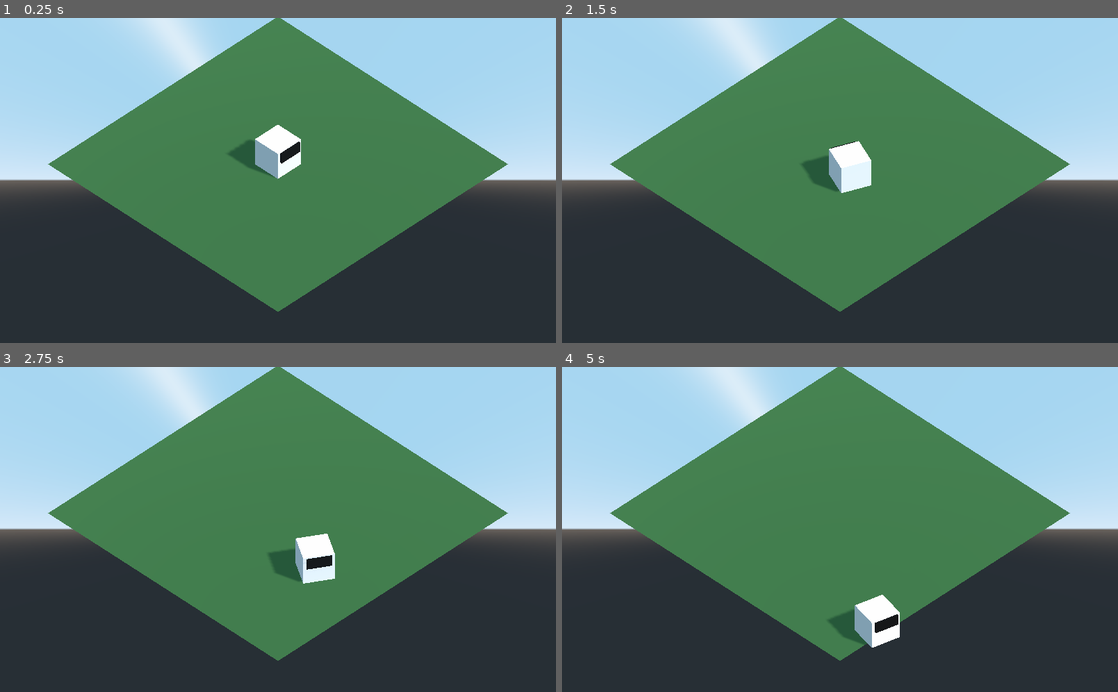
Above: before the commit, frames 1-4 (two rows, left to right).
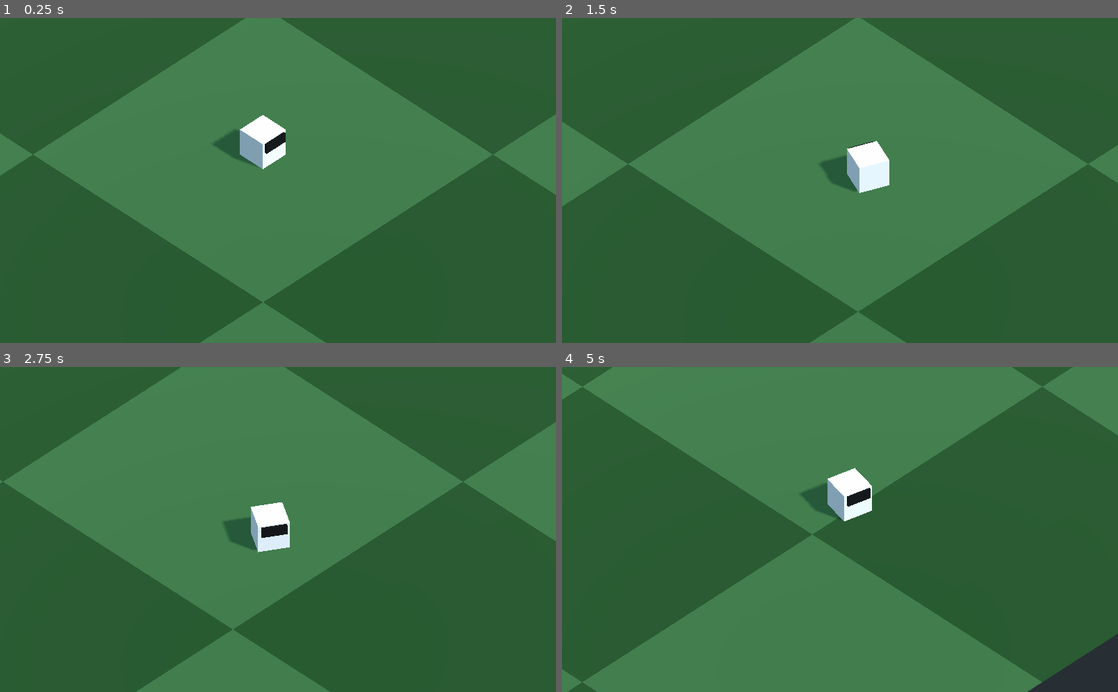
Above: after the commit, the same moments.

Repository: pixelsyntax/coolfriends-pingpong
Game: Godot game, scene res://Scenes/Initial Testscene.tscn
Two runs of this game, one before a commit and one after it. Both use one fixed random seed, a clock stepped at 60 frames per second and the inputs below.
Inputs:
- Up to frame 1 (0.25 s): no input
- Up to frame 2 (1.5 s): hold Right (ui_right) 0.53-1.28 s; hold Down (ui_down) from 1.28 s (still down)
- Up to frame 3 (2.75 s): release Down (ui_down) at 2.03 s; hold Right (ui_right) from 2.03 s (still down)
- Up to frame 4 (5 s): release Right (ui_right) at 2.78 s; hold Up (ui_up) 2.78-3.53 s; hold Left (ui_left) from 3.53 s (still down)

The runs differ from the first frame. In frame 1, 66% of the frame differs, in the area x 0-100%, y 0-100%; in frame 2, 67%; in frame 3, 73%; in frame 4, 82%.

Commit message:
Lazy follow camera tracks player

Diff:
--- /dev/null
+++ b/coolfriends-godot/Scenes/Camera.gd
@@ -0,0 +1,23 @@
+extends Camera
+
+# Declare member variables here. Examples:
+# var a = 2
+# var b = "text"
+
+var cameraTarget #Target object to follow
+var offsetFromTarget #Desired relative position of camera from target
+var lookAheadLength = 5
+
+# Called when the node enters the scene tree for the first time.
+func _ready():
+	cameraTarget = $"../Player KinematicBody" #Can we assign this via the editor instead of hard coding a path?
+	if cameraTarget:
+		offsetFromTarget = cameraTarget.global_transform.origin - global_transform.origin
+		print_debug( offsetFromTarget )
+
+# Called every frame. 'delta' is the elapsed time since the previous frame.
+func _process(delta):
+	if !cameraTarget: #early exit
+		return
+	var targetPosition = cameraTarget.global_transform.origin + cameraTarget.global_transform.basis.z * lookAheadLength - offsetFromTarget
+	global_transform.origin = lerp( global_transform.origin, targetPosition, 0.02 )
--- a/coolfriends-godot/Scenes/Initial Testscene.tscn
+++ b/coolfriends-godot/Scenes/Initial Testscene.tscn
@@ -1,13 +1,21 @@
-[gd_scene load_steps=6 format=2]
+[gd_scene load_steps=9 format=2]
 
 [ext_resource path="res://Scenes/Player KinematicBody.tscn" type="PackedScene" id=1]
 [ext_resource path="res://Scenes/Player KinematicBody.gd" type="Script" id=2]
+[ext_resource path="res://Scenes/Camera.gd" type="Script" id=3]
 
 [sub_resource type="SpatialMaterial" id=1]
 albedo_color = Color( 0.231373, 0.419608, 0.227451, 1 )
 
 [sub_resource type="PlaneMesh" id=2]
 material = SubResource( 1 )
+size = Vector2( 20, 20 )
+
+[sub_resource type="SpatialMaterial" id=4]
+albedo_color = Color( 0.121569, 0.294118, 0.117647, 1 )
+
+[sub_resource type="PlaneMesh" id=5]
+material = SubResource( 4 )
 size = Vector2( 20, 20 )
 
 [sub_resource type="BoxShape" id=3]
@@ -20,9 +28,70 @@
 script = ExtResource( 2 )
 
 [node name="Ground" type="StaticBody" parent="."]
+editor/display_folded = true
 
 [node name="CSGMesh" type="CSGMesh" parent="Ground"]
 mesh = SubResource( 2 )
+
+[node name="CSGMesh5" type="CSGMesh" parent="Ground"]
+transform = Transform( 1, 0, 0, 0, 1, 0, 0, 0, 1, 0, 0, -40 )
+mesh = SubResource( 2 )
+
+[node name="CSGMesh11" type="CSGMesh" parent="Ground"]
+transform = Transform( 1, 0, 0, 0, 1, 0, 0, 0, 1, -40, 0, -40 )
+mesh = SubResource( 2 )
+
+[node name="CSGMesh15" type="CSGMesh" parent="Ground"]
+transform = Transform( 1, 0, 0, 0, 1, 0, 0, 0, 1, -40, 0, 0 )
+mesh = SubResource( 2 )
+
+[node name="CSGMesh4" type="CSGMesh" parent="Ground"]
+transform = Transform( 1, 0, 0, 0, 1, 0, 0, 0, 1, 20, 0, 20 )
+mesh = SubResource( 2 )
+
+[node name="CSGMesh6" type="CSGMesh" parent="Ground"]
+transform = Transform( 1, 0, 0, 0, 1, 0, 0, 0, 1, 20, 0, -20 )
+mesh = SubResource( 2 )
+
+[node name="CSGMesh12" type="CSGMesh" parent="Ground"]
+transform = Transform( 1, 0, 0, 0, 1, 0, 0, 0, 1, -20, 0, -20 )
+mesh = SubResource( 2 )
+
+[node name="CSGMesh16" type="CSGMesh" parent="Ground"]
+transform = Transform( 1, 0, 0, 0, 1, 0, 0, 0, 1, -20, 0, 20 )
+mesh = SubResource( 2 )
+
+[node name="CSGMesh2" type="CSGMesh" parent="Ground"]
+transform = Transform( 1, 0, 0, 0, 1, 0, 0, 0, 1, 20, 0, 0 )
+mesh = SubResource( 5 )
+
+[node name="CSGMesh7" type="CSGMesh" parent="Ground"]
+transform = Transform( 1, 0, 0, 0, 1, 0, 0, 0, 1, 20, 0, -40 )
+mesh = SubResource( 5 )
+
+[node name="CSGMesh9" type="CSGMesh" parent="Ground"]
+transform = Transform( 1, 0, 0, 0, 1, 0, 0, 0, 1, -20, 0, -40 )
+mesh = SubResource( 5 )
+
+[node name="CSGMesh13" type="CSGMesh" parent="Ground"]
+transform = Transform( 1, 0, 0, 0, 1, 0, 0, 0, 1, -20, 0, 0 )
+mesh = SubResource( 5 )
+
+[node name="CSGMesh3" type="CSGMesh" parent="Ground"]
+transform = Transform( 1, 0, 0, 0, 1, 0, 0, 0, 1, 0, 0, 20 )
+mesh = SubResource( 5 )
+
+[node name="CSGMesh8" type="CSGMesh" parent="Ground"]
+transform = Transform( 1, 0, 0, 0, 1, 0, 0, 0, 1, 0, 0, -20 )
+mesh = SubResource( 5 )
+
+[node name="CSGMesh10" type="CSGMesh" parent="Ground"]
+transform = Transform( 1, 0, 0, 0, 1, 0, 0, 0, 1, -40, 0, -20 )
+mesh = SubResource( 5 )
+
+[node name="CSGMesh14" type="CSGMesh" parent="Ground"]
+transform = Transform( 1, 0, 0, 0, 1, 0, 0, 0, 1, -40, 0, 20 )
+mesh = SubResource( 5 )
 
 [node name="CollisionShape" type="CollisionShape" parent="Ground"]
 transform = Transform( 1, 0, 0, 0, 1, 0, 0, 0, 1, 0, -1, 0 )
@@ -33,6 +102,7 @@
 shadow_enabled = true
 
 [node name="Camera" type="Camera" parent="."]
-transform = Transform( 0.707107, 0.454519, -0.541675, 0, 0.766044, 0.642788, 0.707107, -0.454519, 0.541675, -7, 7, 7 )
+transform = Transform( 0.707107, 0.454519, -0.541675, 0, 0.766045, 0.642787, 0.707107, -0.454519, 0.541675, -10.0746, 10.6485, 10.0746 )
 projection = 1
 size = 20.0
+script = ExtResource( 3 )
